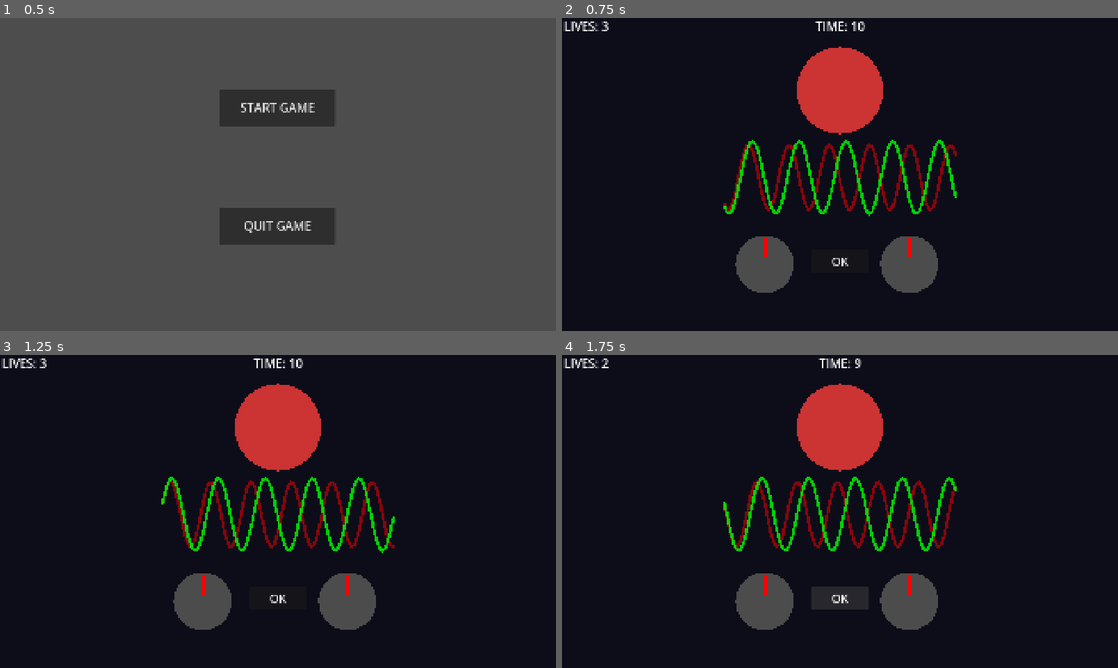
Above: before the commit, frames 1-4 (two rows, left to right).
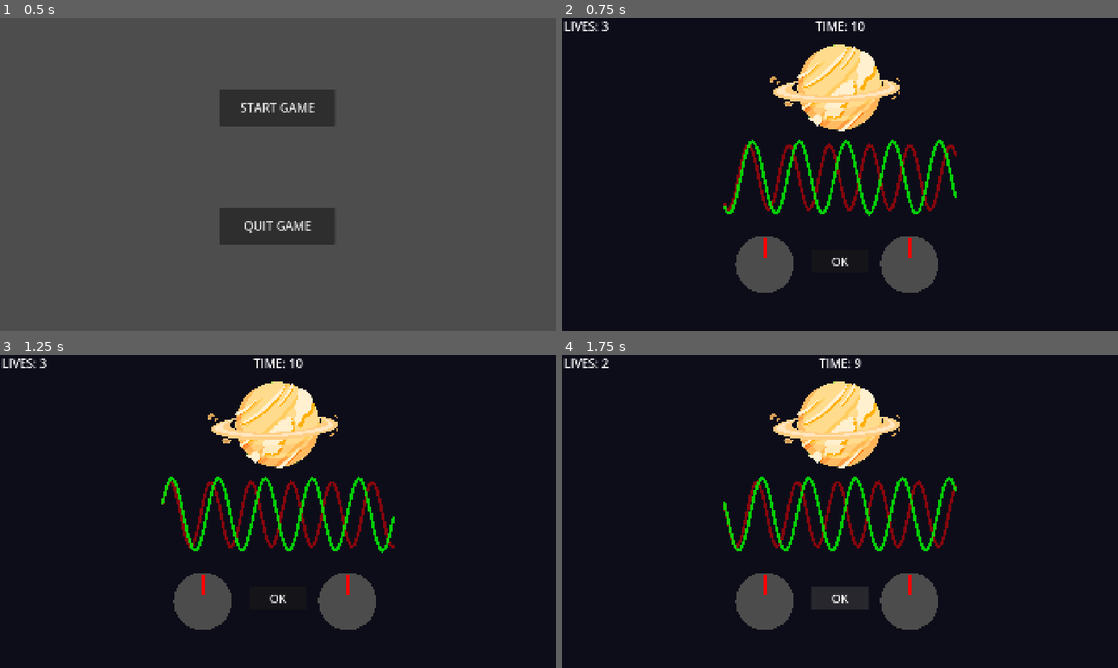
Above: after the commit, the same moments.

Repository: saangosu/BREAK-THE-WORLD-unisabana-gamejam-2026
Game: Godot game, scene res://scenes/main_scene.tscn
Same seed, same stepped clock (60 frames per second), same inputs: the game is played once before the commit and once after it.
Inputs:
- Up to frame 1 (0.5 s): no input
- Up to frame 2 (0.75 s): click "START GAME" at 0.5 s
- Up to frame 3 (1.25 s): no input
- Up to frame 4 (1.75 s): click "OK" at 1.25 s

Frame 1 is identical in both runs. In frame 2, 3.8% of the frame differs, in the area x 37-61%, y 8-38%; in frame 3, 3.8%; in frame 4, 3.8%.

Commit message:
fix erros mingame 2 and add images

Diff:
--- a/Breaking News THE UNIVERSE/scenes/minigame_4/minigame_4.tscn
+++ b/Breaking News THE UNIVERSE/scenes/minigame_4/minigame_4.tscn
@@ -2,6 +2,7 @@
 
 [ext_resource type="Script" uid="uid://bncrtca5cs55o" path="res://scripts/minigame_4/minigame_4.gd" id="1_m4"]
 [ext_resource type="Script" uid="uid://r1mmywl8pv3n" path="res://scripts/minigame_4/knob.gd" id="2_knb"]
+[ext_resource type="Texture2D" uid="uid://minigame4planet" path="res://assets/sprites/minigame_4/IMG_1508.png" id="3_tex"]
 
 [node name="Minigame4" type="Node2D" unique_id=161525883]
 script = ExtResource("1_m4")
@@ -12,10 +13,10 @@
 mouse_filter = 2
 color = Color(0.05, 0.05, 0.1, 1)
 
-[node name="Planet" type="Polygon2D" parent="." unique_id=1172970963]
+[node name="Planet" type="Sprite2D" parent="." unique_id=1172970963]
 position = Vector2(960, 250)
-color = Color(0.8, 0.2, 0.2, 1)
-polygon = PackedVector2Array(150, 0, 147.116, 29.2638, 138.582, 57.4025, 124.63, 83.3514, 106.066, 106.066, 83.3514, 124.63, 57.4025, 138.582, 29.2638, 147.116, 0, 150, -29.2638, 147.116, -57.4025, 138.582, -83.3514, 124.63, -106.066, 106.066, -124.63, 83.3514, -138.582, 57.4025, -147.116, 29.2638, -150, -1.31134e-06, -147.116, -29.2638, -138.582, -57.4025, -124.63, -83.3514, -106.066, -106.066, -83.3514, -124.63, -57.4025, -138.582, -29.2638, -147.116, 0, -150, 29.2638, -147.116, 57.4025, -138.582, 83.3514, -124.63, 106.066, -106.066, 124.63, -83.3514, 138.582, -57.4025, 147.116, -29.2638)
+scale = Vector2(0.3, 0.3)
+texture = ExtResource("3_tex")
 
 [node name="TargetWave" type="Line2D" parent="." unique_id=1896961605]
 position = Vector2(960, 550)
--- a/Breaking News THE UNIVERSE/scripts/minigame_2_manager.gd
+++ b/Breaking News THE UNIVERSE/scripts/minigame_2_manager.gd
@@ -47,7 +47,7 @@
 	current_asteroid.asteroid_launched.connect(_on_asteroid_launched)
 	current_asteroid.asteroid_destroyed.connect(_on_asteroid_destroyed)
 	current_asteroid.hit_planet.connect(_on_hit_planet)
-	add_child(current_asteroid)
+	call_deferred("add_child", current_asteroid)
 
 func _on_asteroid_launched():
 	var launched_asteroid = current_asteroid
@@ -80,7 +80,7 @@
 	emit_signal("point_scored")
 	var bh = black_hole_scene.instantiate()
 	bh.global_position = pos
-	add_child(bh)
+	call_deferred("add_child", bh)
 
 	planets_to_destroy -= 1
 	if planets_to_destroy <= 0:
--- a/Breaking News THE UNIVERSE/scripts/minigame_4/minigame_4.gd
+++ b/Breaking News THE UNIVERSE/scripts/minigame_4/minigame_4.gd
@@ -91,12 +91,14 @@
 		var y = sin(t * TAU * (freq * 10.0) + time_passed * 10.0) * amp
 		line.set_point_position(i, Vector2(x, y))
 
+var tex_broken = preload("res://assets/sprites/minigame_4/IMG_1510.png")
+
 func win_game():
 	game_over = true
 	emit_signal("point_scored")
 
 	# "Explotar" el planeta
-	planet.visible = false
+	planet.texture = tex_broken
 	var particles = CPUParticles2D.new()
 	particles.position = planet.position
 	particles.emitting = true
Binary file added: Breaking News THE UNIVERSE/assets/sprites/minigame_4/IMG_1508.png
Not shown, added: Breaking News THE UNIVERSE/assets/sprites/minigame_4/IMG_1508.png.import
Binary file added: Breaking News THE UNIVERSE/assets/sprites/minigame_4/IMG_1509.png
Not shown, added: Breaking News THE UNIVERSE/assets/sprites/minigame_4/IMG_1509.png.import
Binary file added: Breaking News THE UNIVERSE/assets/sprites/minigame_4/IMG_1510.png
Not shown, added: Breaking News THE UNIVERSE/assets/sprites/minigame_4/IMG_1510.png.import
Not shown, added: Breaking News THE UNIVERSE/remove_green.py
